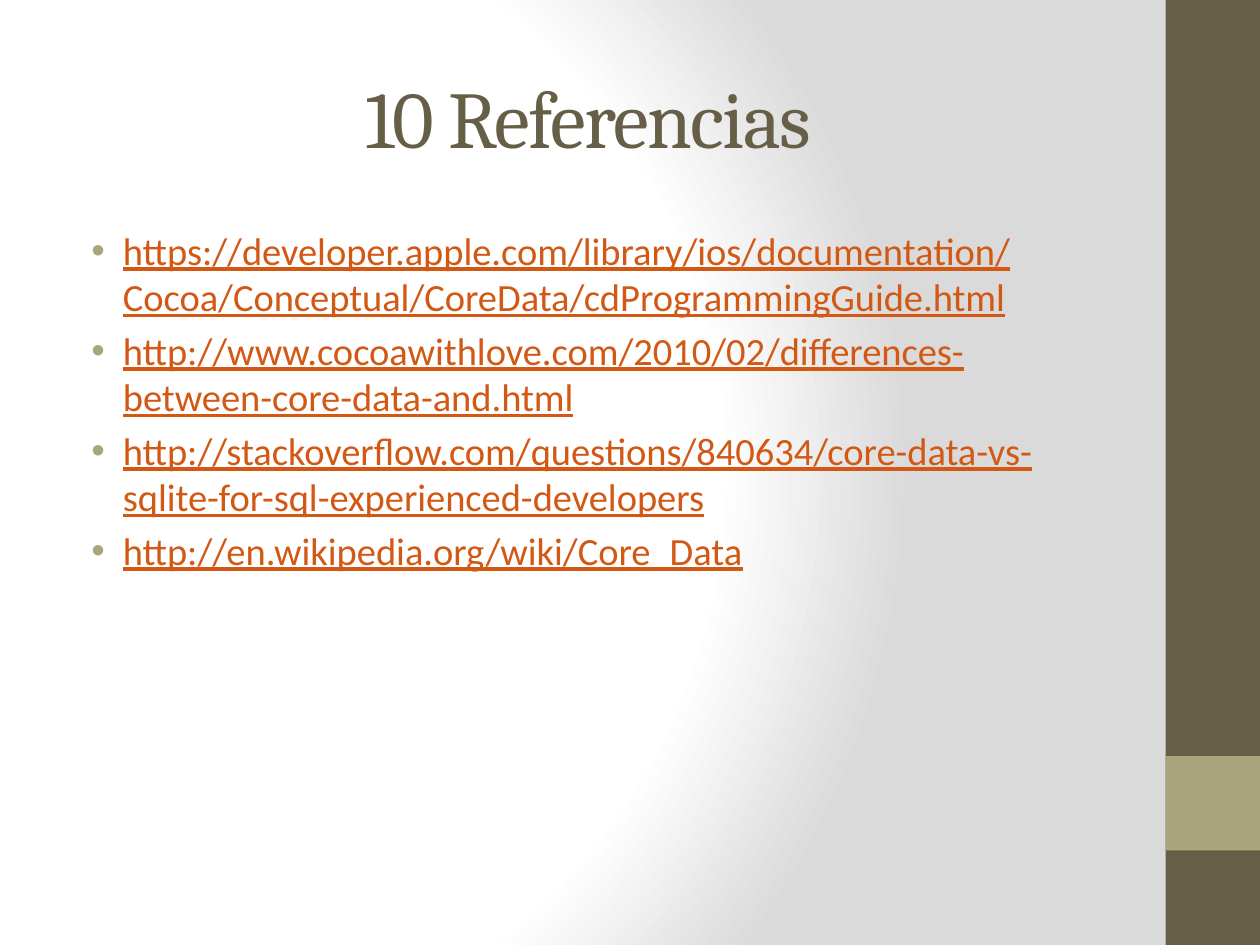
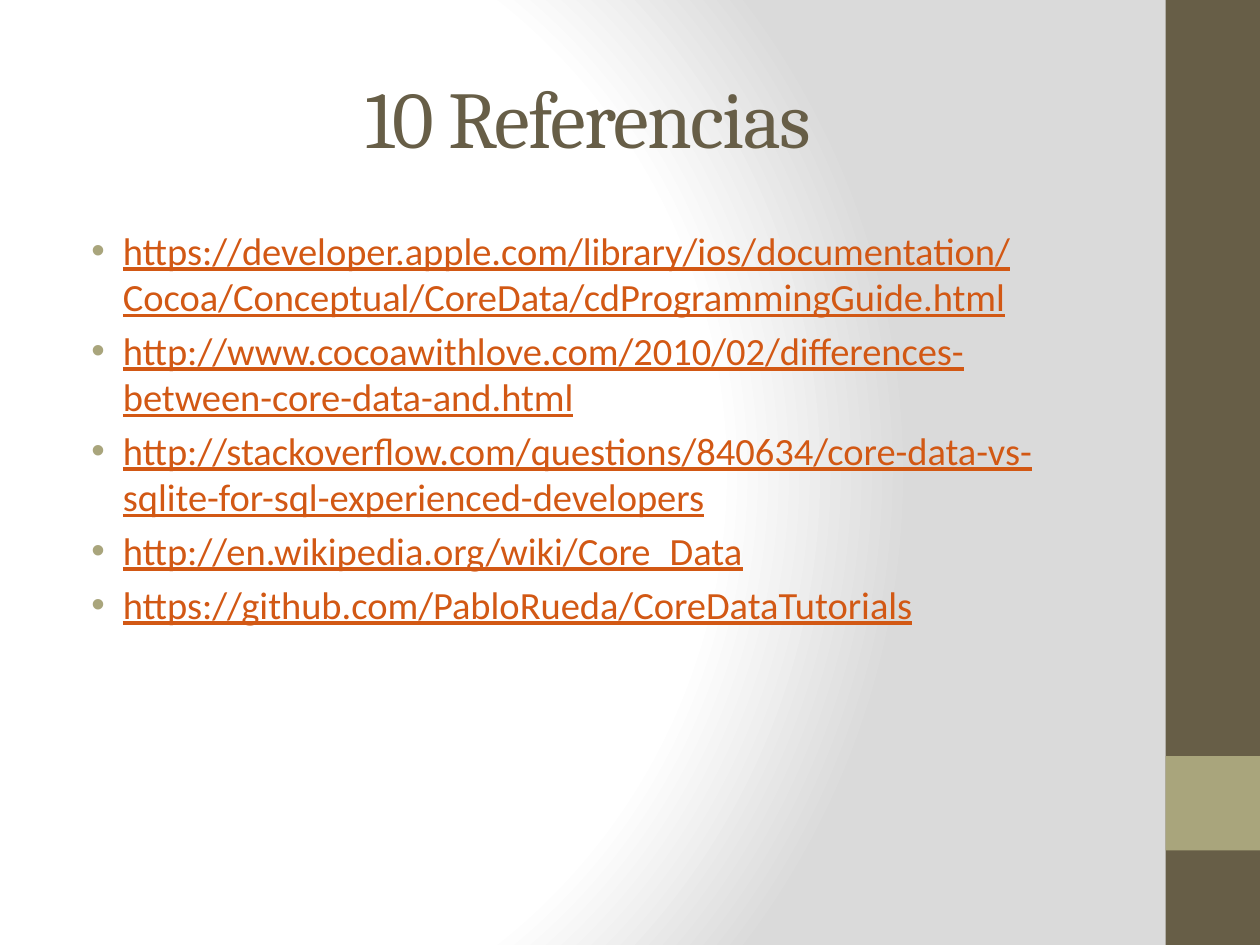
Before and after one commit to PabloRueda/CoreDataTutorials, a slide deck: slide 14 of 1 CoreData or SQLite/Core Data or SQLite - Español.pptx. Drawn at 1260x945 pixels with LibreOffice and Linux fonts; fonts in the diff are those of the drawing. Boxes give left, top, right and bottom in pixels: in the first picture for what was removed or moved away, otherwise in the second. Text is boxed around its words. In the diff, an @@ line names an element or a change of style, - is before the commit and + after.

Commit message:
PPT updated

```diff
--- a/1 CoreData or SQLite/Core Data or SQLite - Español.pptx
+++ b/1 CoreData or SQLite/Core Data or SQLite - Español.pptx
@@ text at [123,592,912,626]: paragraph added @@
+• https://github.com/PabloRueda/CoreDataTutorials
```
Also in this commit, not shown: 1 other file.
